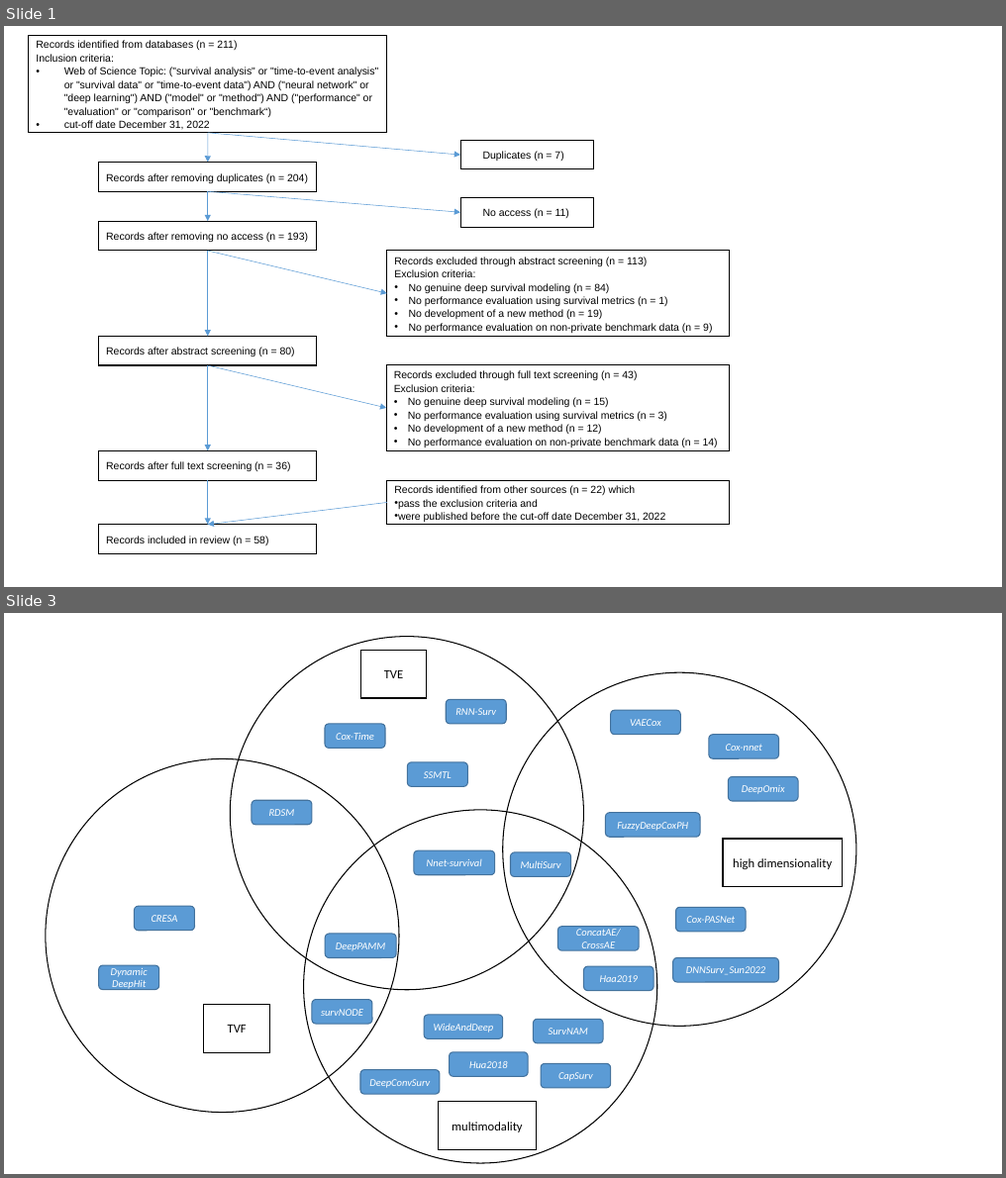
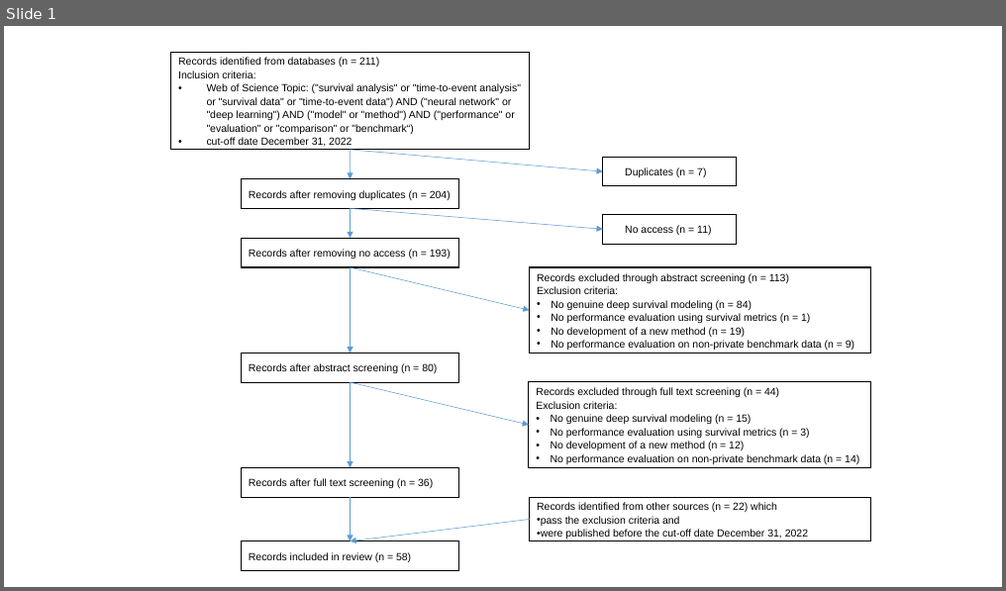
Before and after one commit to survival-org/DL4Survival, a slide deck: results/diagrams.pptx. Shown one above the other, each under a label of ours: slides 1 and 3 before the commit, slide 1 after it; the slides between them are not shown. The pictures are 1006x1178 and 1006x591 pixels, drawn with LibreOffice and Linux fonts; fonts in the diff are those of the drawing. Boxes give left, top, right and bottom in pixels: in the first picture for what was removed or moved away, otherwise in the second. Text is boxed around its words. In the diff, an @@ line names an element or a change of style, - is before the commit and + after.

```diff
--- a/results/diagrams.pptx
+++ b/results/diagrams.pptx
@@ slide 3 removed at [4,613,1002,1174], background #FFFFFF @@
@@ ellipse removed at [230,636,583,989] @@
@@ rectangle removed at [360,650,426,698] @@
-TVE
@@ rounded rectangle removed at [446,700,506,724] @@
-RNN-Surv
@@ ellipse removed at [503,672,856,1026] @@
@@ rounded rectangle removed at [325,724,386,748] @@
-Cox-Time
@@ rounded rectangle removed at [611,710,680,735] @@
-VAECox
@@ ellipse removed at [46,759,399,1112] @@
@@ rounded rectangle removed at [709,735,779,759] @@
-Cox-nnet
@@ rounded rectangle removed at [408,762,468,786] @@
-SSMTL
@@ rounded rectangle removed at [729,777,798,801] @@
-DeepOmix
@@ rounded rectangle removed at [252,800,313,824] @@
-RDSM
@@ ellipse removed at [303,810,656,1163] @@
@@ rounded rectangle removed at [606,813,700,837] @@
-FuzzyDeepCoxPH
@@ rectangle removed at [723,839,843,888] @@
-high dimensionality
@@ rounded rectangle removed at [414,851,494,875] @@
-Nnet-survival
@@ rounded rectangle removed at [511,853,571,876] @@
-MultiSurv
@@ rounded rectangle removed at [135,906,195,931] @@
-CRESA
@@ rounded rectangle removed at [676,907,746,931] @@
-Cox-PASNet
@@ rounded rectangle removed at [325,934,396,959] @@
-DeepPAMM
@@ rounded rectangle removed at [558,927,639,951] @@
-ConcatAE/
-CrossAE
@@ rounded rectangle removed at [99,965,159,989] @@
-Dynamic DeepHit
@@ rounded rectangle removed at [583,966,653,990] @@
-Haa2019
@@ rounded rectangle removed at [673,959,779,982] @@
-DNNSurv_Sun2022
@@ rectangle removed at [204,1004,269,1054] @@
-TVF
@@ rounded rectangle removed at [312,1000,372,1024] @@
-survNODE
@@ rounded rectangle removed at [424,1015,503,1039] @@
-WideAndDeep
@@ rounded rectangle removed at [534,1020,603,1044] @@
-SurvNAM
@@ rounded rectangle removed at [450,1053,528,1076] @@
-Hua2018
@@ rounded rectangle removed at [360,1070,440,1094] @@
-DeepConvSurv
@@ rounded rectangle removed at [541,1063,611,1087] @@
-CapSurv
@@ rectangle removed at [439,1102,537,1151] @@
-multimodality
@@ slide 1 changed as well @@
@@ 2 arrows, 1 rectangle: place and size @@
-2 arrows, 1 rectangle at [208,191,594,227]
+2 arrows, 1 rectangle at [350,209,737,244]
@@ 10 rectangles, 8 arrows: place and size @@
-10 rectangles, 8 arrows at [29,36,730,554]
+10 rectangles, 8 arrows at [171,52,871,571]
@@ text in rectangle at [536,387,779,397]: text changed @@
-Records excluded through full text screening (n = 43)
+Records excluded through full text screening (n = 44)
```
Also in this commit, not shown: 1 other slide removed, 7 other files.
